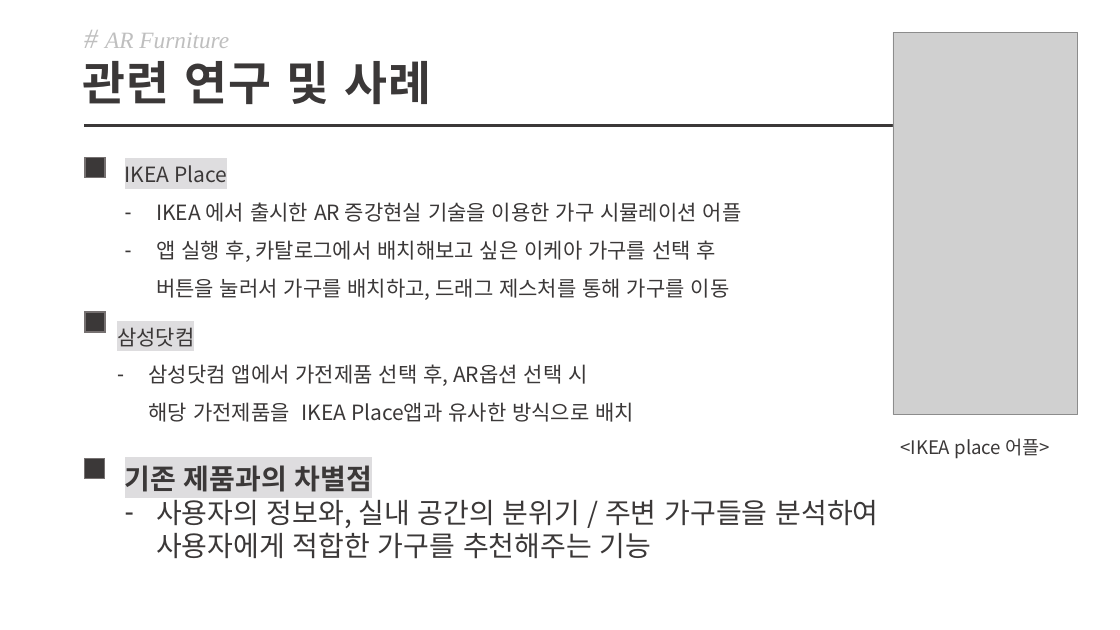
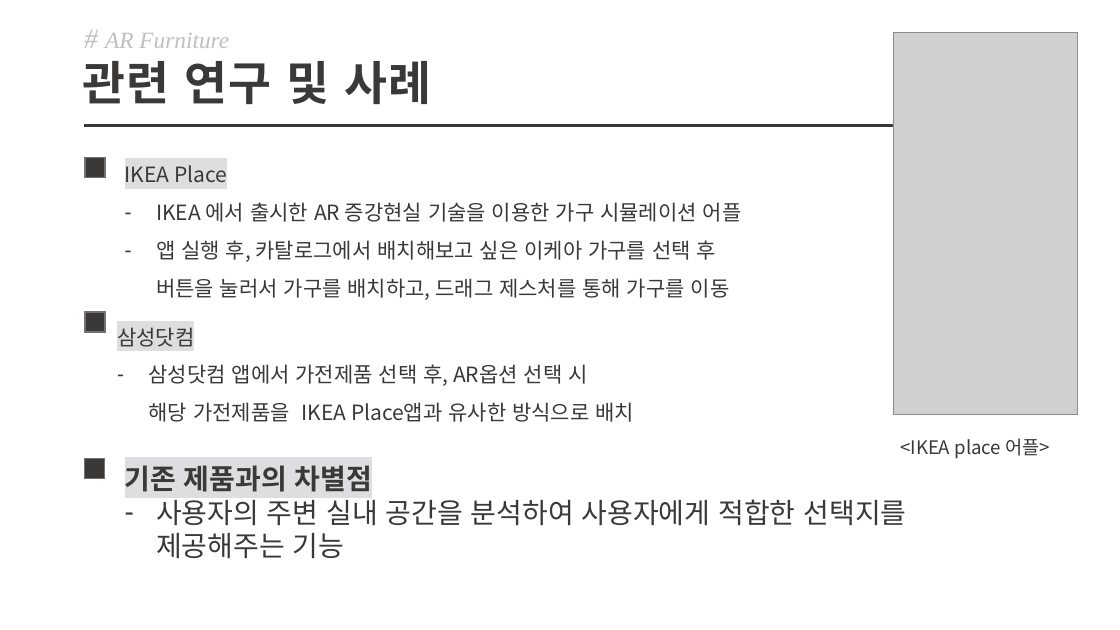
Before and after one commit to wlsdnjs0707/KPU_FurnitureArrangement, a slide deck: slide 6 of 제안서,계획서/2차/종합설계_2차설계서.pptx. Drawn at 1120x630 pixels with LibreOffice and Linux fonts; fonts in the diff are those of the drawing; grey boxes stand for pictures. Boxes give left, top, right and bottom in pixels: in the first picture for what was removed or moved away, otherwise in the second. Text is boxed around its words. In the diff, an @@ line names an element or a change of style, - is before the commit and + after.

```diff
--- a/제안서,계획서/2차/종합설계_2차설계서.pptx
+++ b/제안서,계획서/2차/종합설계_2차설계서.pptx
@@ text at (156,499,906,558): text changed @@
-– 사용자의 정보와, 실내 공간의 분위기 / 주변 가구들을 분석하여 사용자에게 적합한 가구를 추천해주는 기능
+– 사용자의 주변 실내 공간을 분석하여 사용자에게 적합한 선택지를 제공해주는 기능
```
Also in this commit, not shown: 5 other slides changed, 1 slide added, 1 slide removed, 3 other files.
